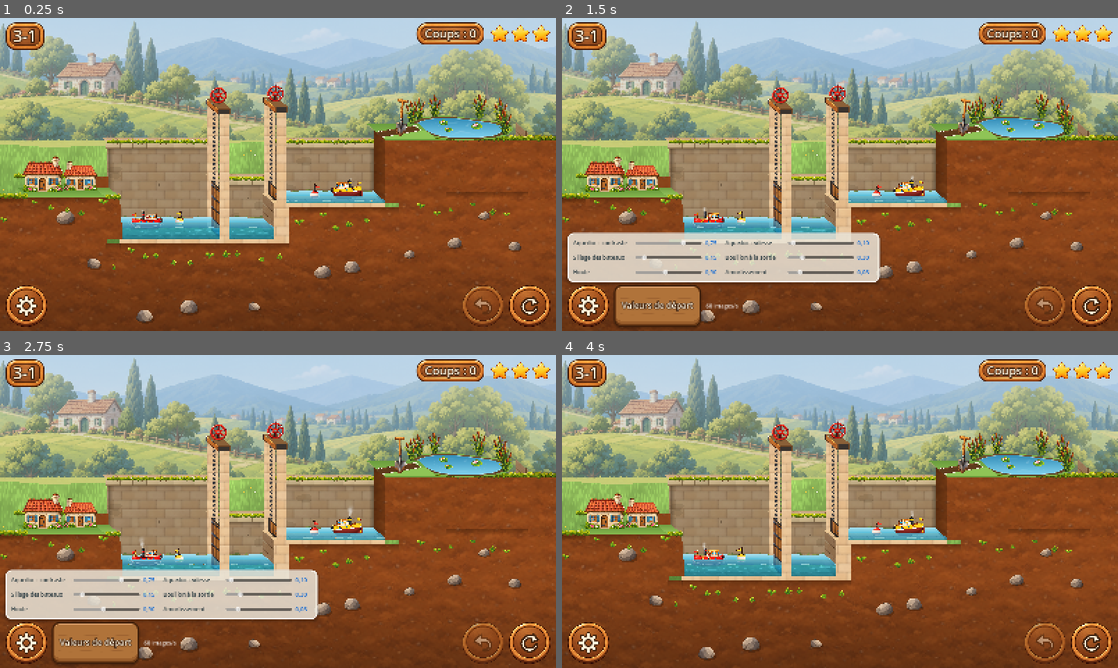
Above: before the commit, frames 1-4 (two rows, left to right).
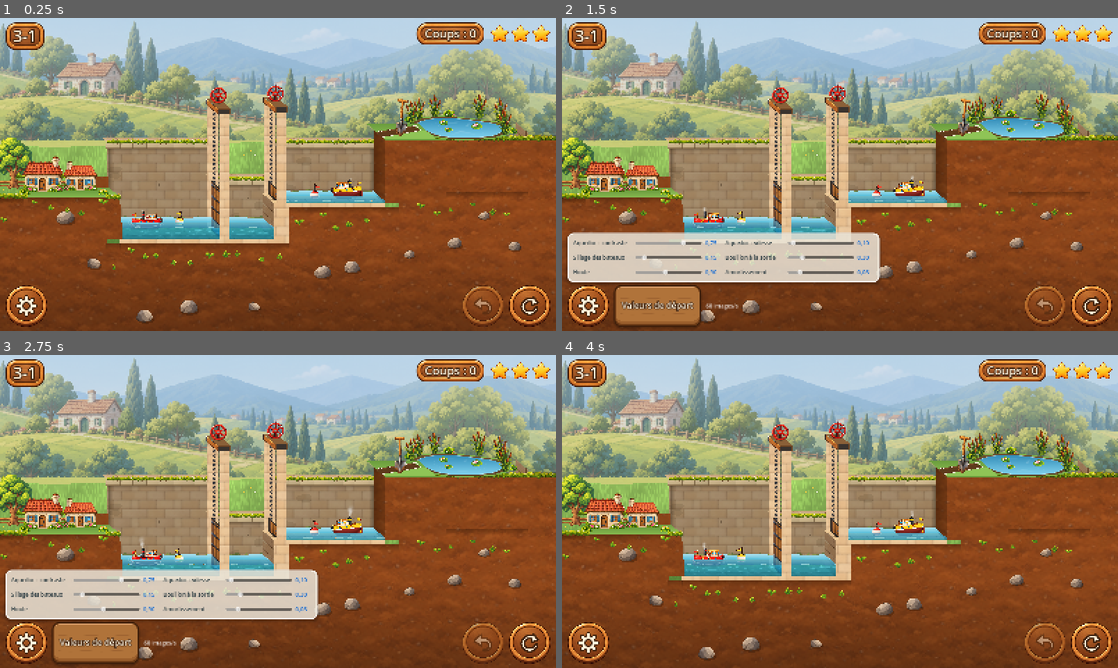
Above: after the commit, the same moments.

Repository: VincentDebaty/station
Game: Godot game, scene res://principal.tscn
Same seed, same stepped clock (60 frames per second), same inputs: the game is played once before the commit and once after it.
Inputs (mouse positions are in pixels of both pictures, inside the frame that each line leads up to):
- Up to frame 1 (0.25 s): no input
- Up to frame 2 (1.5 s): click (1090, 305) at 0.5 s; click (589, 305) at 1.25 s
- Up to frame 3 (2.75 s): click "Valeurs de départ" at 2 s
- Up to frame 4 (4 s): click (1090, 642) at 2.75 s; click (589, 642) at 3.52 s

The runs differ from the first frame. In frame 1, 0.8% of the frame differs, in the area x 0-93%, y 29-57%; in frame 2, 0.8%; in frame 3, 0.8%; in frame 4, 0.8%.

Commit message:
Le village et la mare s'habillent : un arbre, une clôture, des buissons fleuris
D'après la seconde image cible de Vincent, avec ses trois images (arbre.png,
cloture.png, buisson.png) :
- un arbre derrière les maisons, à gauche ;
- une clôture au fond du pré, qui s'arrête avant le canal ;
- des buissons de part et d'autre des maisons.
Tout est dans le plan des bateaux, derrière l'eau : une inondation passe
devant. La mare a trois buissons fleuris sur sa rive du fond, avec ses
roseaux.

Co-Authored-By: Claude Opus 5.5 <noreply@anthropic.com>

Diff:
--- a/prototypes/ecluses-godot/canal.gd
+++ b/prototypes/ecluses-godot/canal.gd
@@ -147,7 +147,9 @@
 	add_child(flotte)
 	_flotte = flotte
 	for i in n:
-		if B[i]["type"] == "village": _maisons(i, flotte)
+		if B[i]["type"] == "village":
+			_habiller_village(i, flotte)
+			_maisons(i, flotte)
 	var vantaux: Node2D = null
 	if D != Vector2.ZERO:
 		_surface_avant = Node2D.new()
@@ -740,6 +742,45 @@
 	if l["type"] == "hausse": return float(l["min"])
 	return INF
 
+# L'habillage du village (seconde image cible de Vincent) : un arbre derrière
+# les maisons, une clôture au fond du pré, des buissons fleuris. Dans le plan
+# des bateaux, derrière l'eau : si le village est inondé, l'eau passe devant.
+func _habiller_village(i: int, plan: Node2D) -> void:
+	var x0 := X(gb[i][0])
+	var x1 := X(gb[i][1])
+	var y := Y(float(N["bassins"][i]["fond"]))
+	var o := -D * 0.5                # le plan des bateaux est à mi-profondeur
+	var cl := _sprite("res://art/cloture.png", 34.0)
+	if cl:
+		# la clôture, au fond du pré, répétée sur toute sa largeur et au-delà
+		var w := cl.texture.get_width() * cl.scale.x
+		var x := x0 - 3.0 * w
+		while x + w < x1:                 # jamais au-dessus du canal
+			var c := _sprite("res://art/cloture.png", 34.0)
+			c.position = Vector2(x + w * 0.5, y - 17.0) + o + D * 0.95
+			plan.add_child(c)
+			x += w * 0.98
+	var ar := _sprite("res://art/arbre.png", 210.0)
+	if ar:
+		ar.position = Vector2(x0 - 0.35 * U, y - 105.0) + o + D * 0.85
+		plan.add_child(ar)
+	for b in [[x0 - 0.05 * U, 0.25, 30.0], [x1 + 0.05 * U, 0.3, 26.0], [(x0 + x1) * 0.5, 0.9, 22.0]]:
+		var bu := _sprite("res://art/buisson.png", b[2])
+		if bu:
+			bu.position = Vector2(b[0], y - b[2] * 0.42) + o + D * b[1]
+			plan.add_child(bu)
+
+# Un sprite d'image de art/, à « hauteur » px, ou null.
+func _sprite(chemin: String, hauteur: float) -> Sprite2D:
+	if not ResourceLoader.exists(chemin): return null
+	if not _textures.has(chemin): _textures[chemin] = Images.reduire(chemin, 400)
+	var t: Texture2D = _textures[chemin]
+	var sp := Sprite2D.new()
+	sp.texture = t
+	sp.scale = Vector2.ONE * hauteur / t.get_height()
+	return sp
+var _textures := {}
+
 # Le VILLAGE à épargner : deux maisons au fond de son bassin, à mi-profondeur
 # comme les bateaux, derrière l'eau (si elle monte, on les voit à travers).
 func _maisons(i: int, plan: Node2D) -> void:
--- a/prototypes/ecluses-godot/mare.gd
+++ b/prototypes/ecluses-godot/mare.gd
@@ -19,6 +19,7 @@
 var rive := 0.0
 var _roseau: Texture2D
 var _nenuphar: Texture2D
+var _buisson: Texture2D
 var _t := 0.0
 
 func preparer(c: Canal, ai: int, arive: float) -> void:
@@ -31,6 +32,7 @@
 	rx = c.X(c.gb[ai][1] - c.gb[ai][0]) * 0.36
 	if ResourceLoader.exists("res://art/roseaux.png"): _roseau = Images.reduire("res://art/roseaux.png", 160)
 	if ResourceLoader.exists("res://art/nenuphar.png"): _nenuphar = Images.reduire("res://art/nenuphar.png", 120)
+	if ResourceLoader.exists("res://art/buisson.png"): _buisson = Images.reduire("res://art/buisson.png", 200)
 
 func _process(dt: float) -> void:
 	_t += dt
@@ -67,7 +69,13 @@
 	draw_colored_polygon(_contour(1.08), Color("#7fb04a"))
 	draw_colored_polygon(_contour(1.0), Color("#6b4e2c"))
 	draw_colored_polygon(_contour(0.92, 3.0), Color("#5a3f22"))
-	# les roseaux du fond, plantés sur la rive arrière
+	# des buissons fleuris sur la rive du fond, puis les roseaux
+	if _buisson:
+		for b in [[1.5, 30.0], [2.55, 26.0], [5.9, 22.0]]:
+			var p := _ovale(b[0], 1.12)
+			var h: float = b[1]
+			var w := h * _buisson.get_width() / _buisson.get_height()
+			draw_texture_rect(_buisson, Rect2(p.x - w * 0.5, p.y - h * 0.85, w, h), false)
 	_roseaux([2.3, 2.75, 1.85], 1.0)
 	# l'eau : elle baisse un peu et rétrécit dans sa cuvette
 	if f > 0.005:
Binary file added: prototypes/ecluses-godot/art/arbre.png
Not shown, added: prototypes/ecluses-godot/art/arbre.png.import
Binary file added: prototypes/ecluses-godot/art/buisson.png
Not shown, added: prototypes/ecluses-godot/art/buisson.png.import
Binary file added: prototypes/ecluses-godot/art/cloture.png
Not shown, added: prototypes/ecluses-godot/art/cloture.png.import
